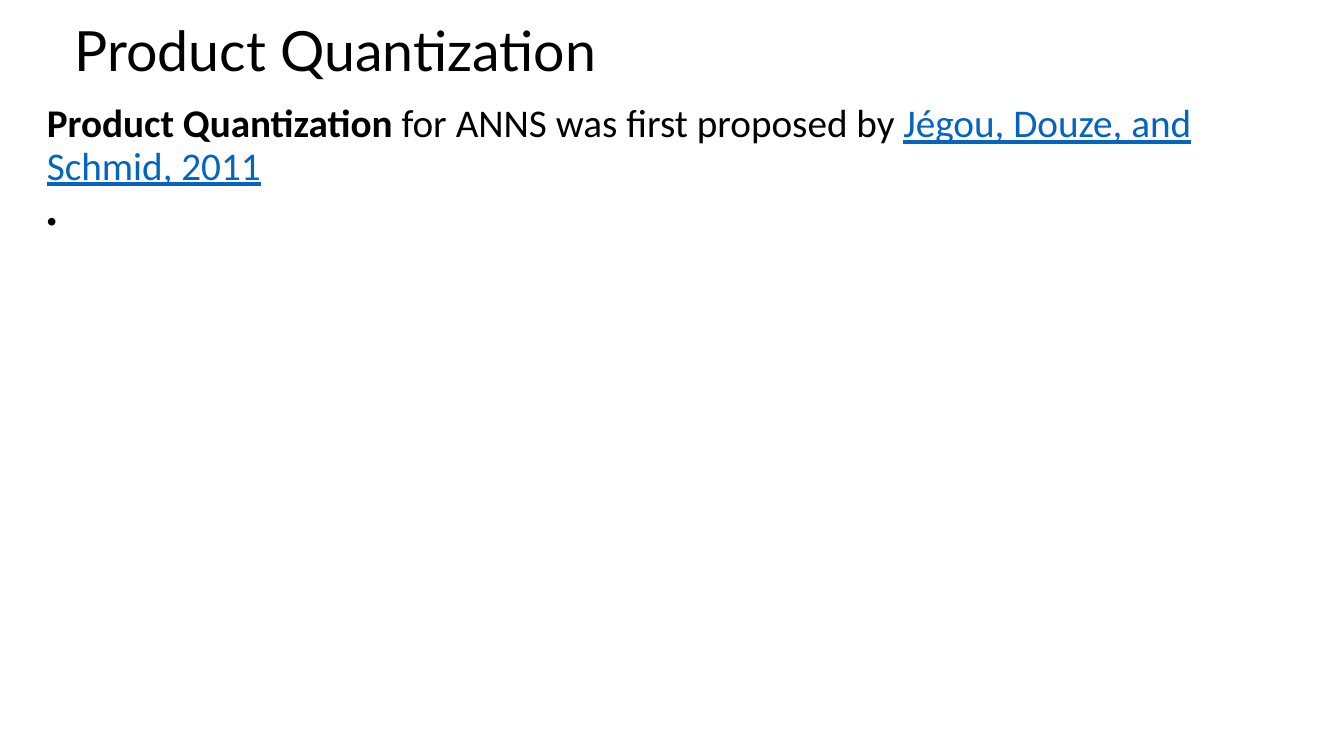
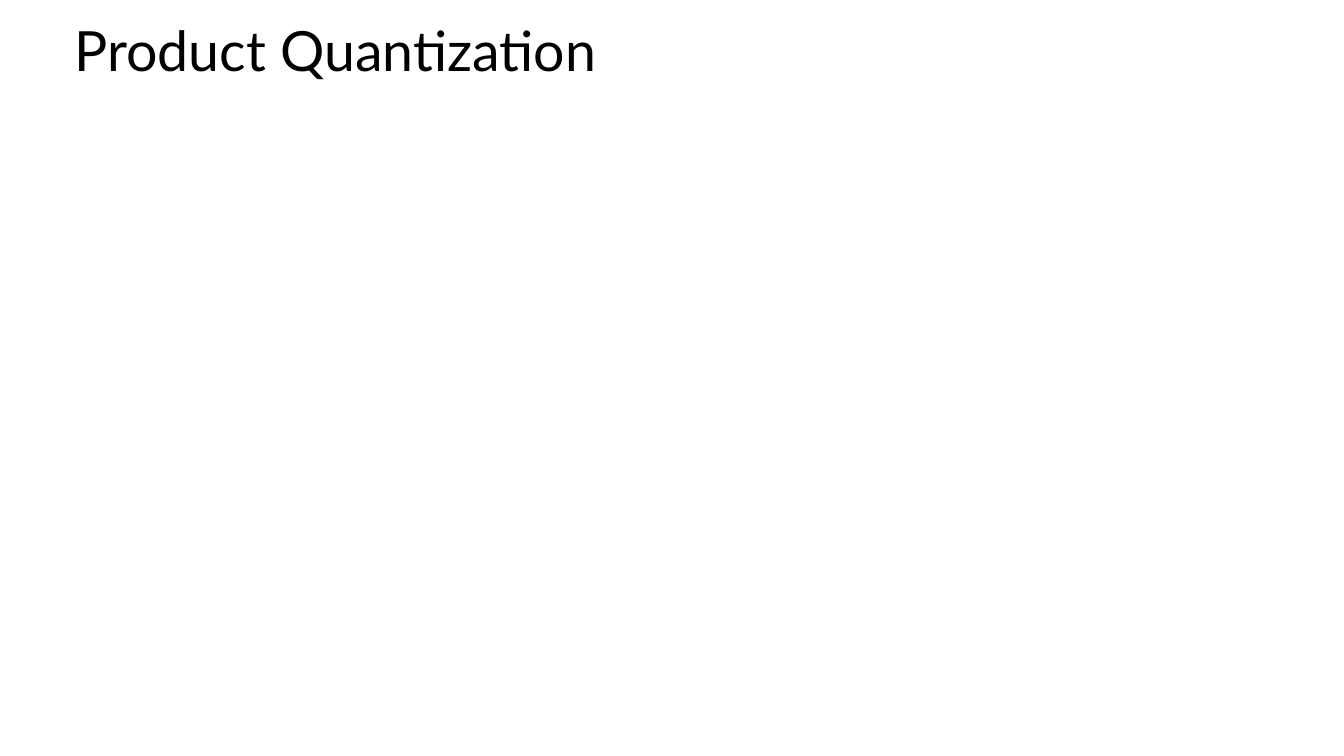
Before and after one commit to tenevian/Harvard-SSP-Data-Mining, a slide deck: slide 26 of slides/5_EfficientSimilaritySearch.pptx (slide 23 before the commit). Drawn at 1344x756 pixels with LibreOffice and Linux fonts; fonts in the diff are those of the drawing; grey boxes stand for pictures. Boxes give left, top, right and bottom in pixels: in the first picture for what was removed or moved away, otherwise in the second. Text is boxed around its words. In the diff, an @@ line names an element or a change of style, - is before the commit and + after.

```diff
--- a/slides/5_EfficientSimilaritySearch.pptx
+++ b/slides/5_EfficientSimilaritySearch.pptx
@@ text removed at (x1=47, y1=109, x2=1191, y2=186) @@
-Product Quantization for ANNS was first proposed by Jégou, Douze, and Schmid, 2011
```
Also in this commit, not shown: 2 other slides changed, 3 slides added.
